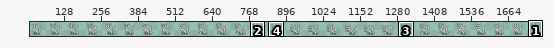
Edited in one commit: pixel-art file (Nemefish/Assets/Art/FOHI_SPRITES/FOHI_NEUTRAL_SITTING-Sheet.aseprite). Above: a wide view before the commit, with the close-up outlined.
Close-up. As it was:
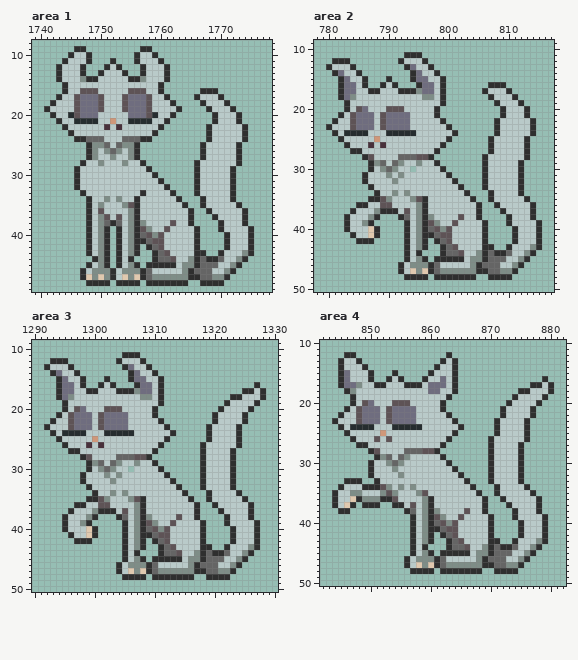
1792x64 pixels, 1 frame. Shown: area 1: x 1739..1778, y 8..49; area 2: x 778..817, y 9..50; area 3: x 1290..1330, y 9..50; area 4: x 842..882, y 10..50. The wide view leaves out empty margins. The commit also changed other parts of the picture, which this record leaves out.
Once edited:
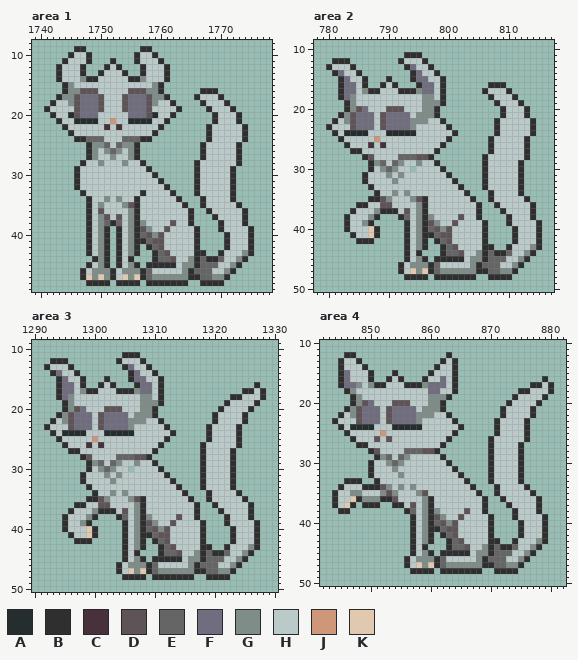
Palette (. is transparent): A #262d2f  B #2f2f2f  C #48313b  D #5e5356  E #656565  F #6f6d7f  G #7e8d87  H #b9cac9  J #cf9779  K #e0c9af
Difference:
Changed rows in their new state; - is an unchanged pixel.
Area 1:
first column x 1744:
15 -G-------------G-
16 -GG-----------GG-
17 GG-------------GG
18 -G-------------G-
Area 2:
first column x 783:
17 ---G------------
19 -G-----------GGG
20 -G-----------GG-
21 G-----------GGG-
22 G----------GGG--
23 -----------G----
Area 3:
first column x 1295:
17 ---G------------
19 -G-----------GGG
20 -G-----------GG-
21 G-----------GGG-
22 G----------GGG--
23 -----------G----
Area 4:
first column x 847:
17 ---G--------G---
19 -G-----------GGG
20 -G-----------GG-
21 G-----------GGG-
22 G----------GGG--
23 -----------G----
